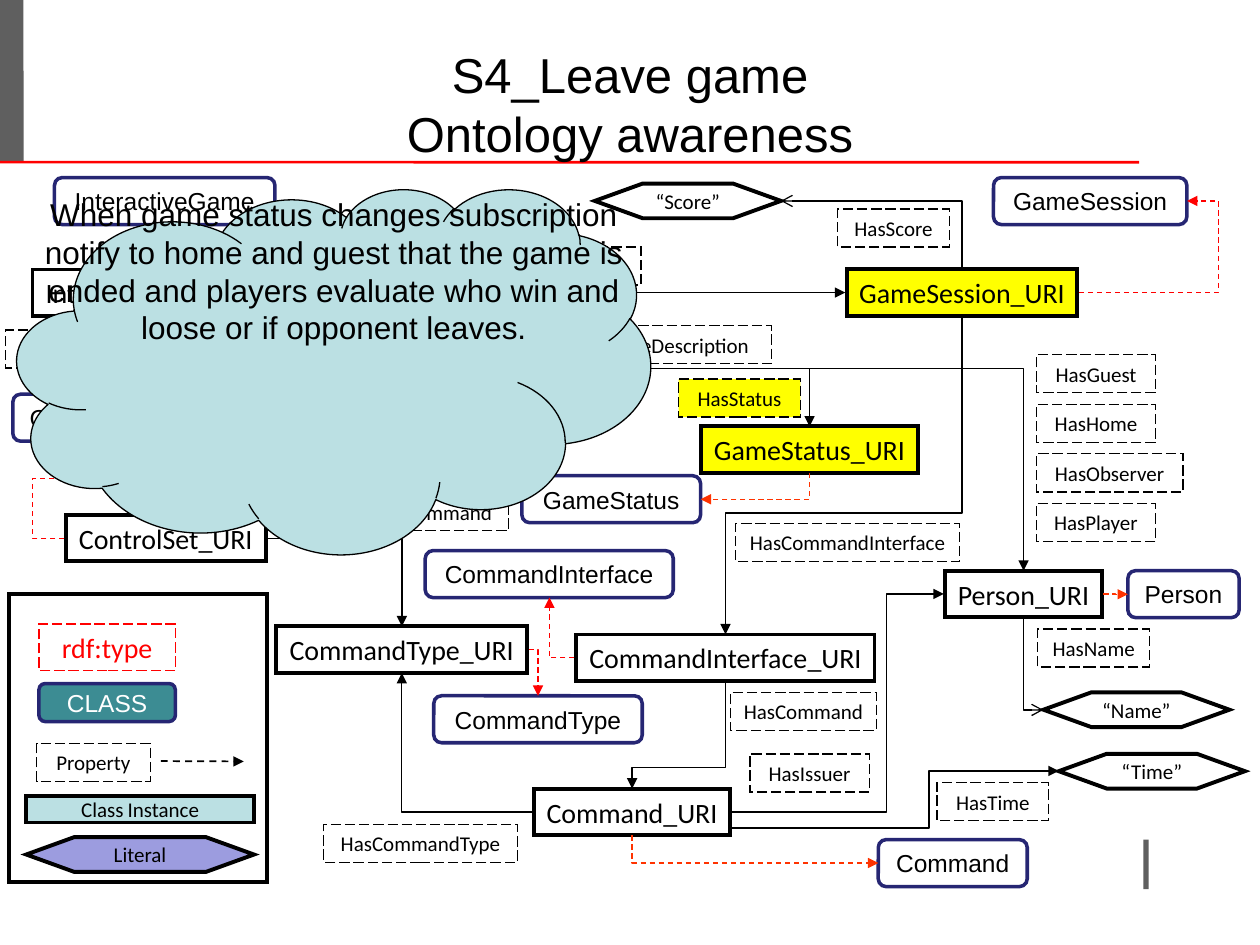
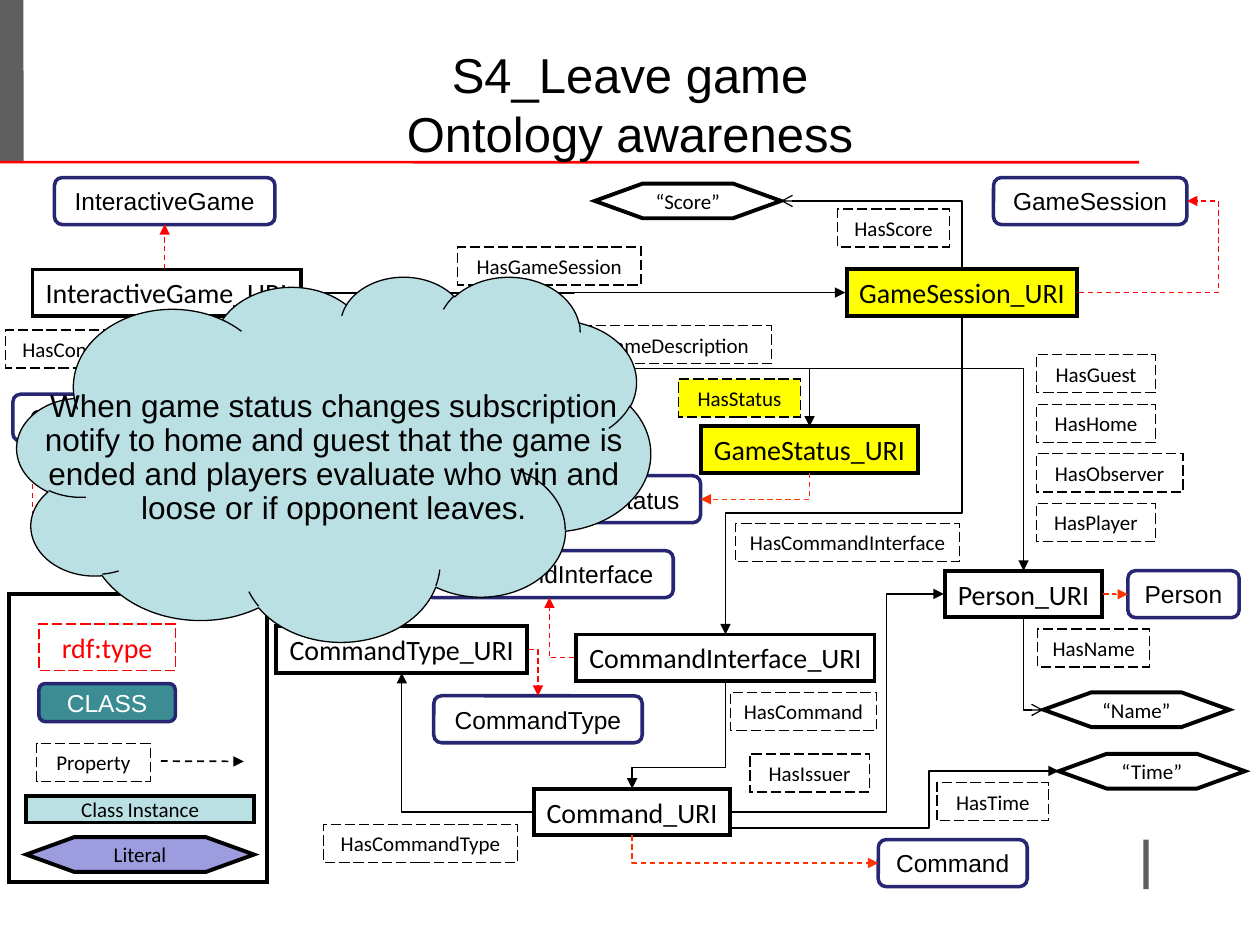
Before and after one commit to LeoIannacone/Rock-Paper-Scissors-Lizard-Spock, a slide deck: slide 22 of doc/ProjectTemplate.ppt. Drawn at 1260x945 pixels with LibreOffice and Linux fonts; fonts in the diff are those of the drawing; background and template pictures are left out. Boxes give left, top, right and bottom in pixels: in the first picture for what was removed or moved away, otherwise in the second. Text is boxed around its words. In the diff, an @@ line names an element or a change of style, - is before the commit and + after.

```diff
--- a/doc/ProjectTemplate.ppt
+++ b/doc/ProjectTemplate.ppt
@@ freeform shape "When game status changes subscription ...": place and size @@
-freeform shape "When game status changes subscription ..." at <box>18,189,651,554</box>
+freeform shape "When game status changes subscription ..." at <box>18,276,651,641</box>
@@ freeform shape "When game status changes subscription ..." at <box>18,276,651,641</box>: line spacing 1 to 0.9; vertical alignment top to middle @@
```
Also in this commit, not shown: 12 other slides changed, 8 other files.
